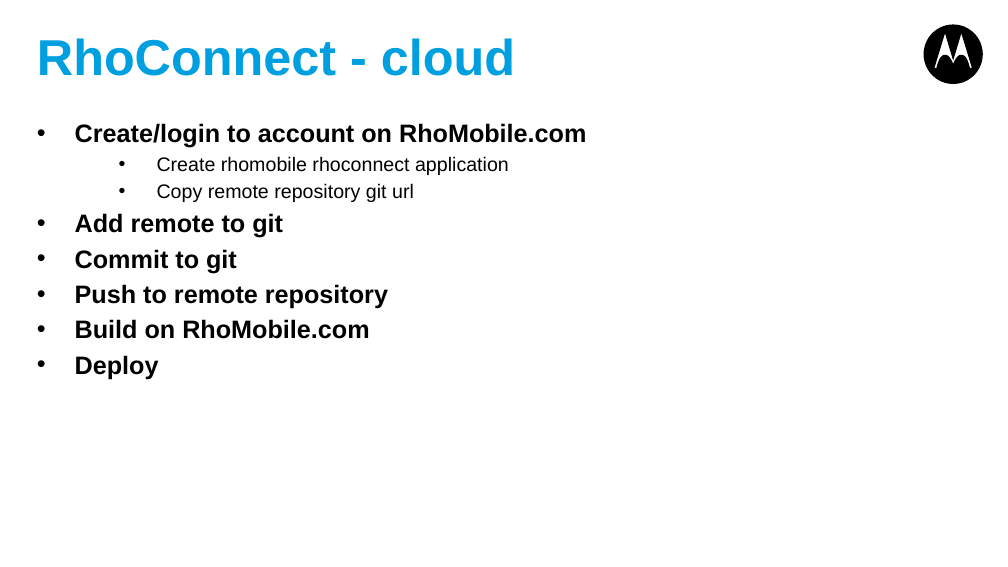
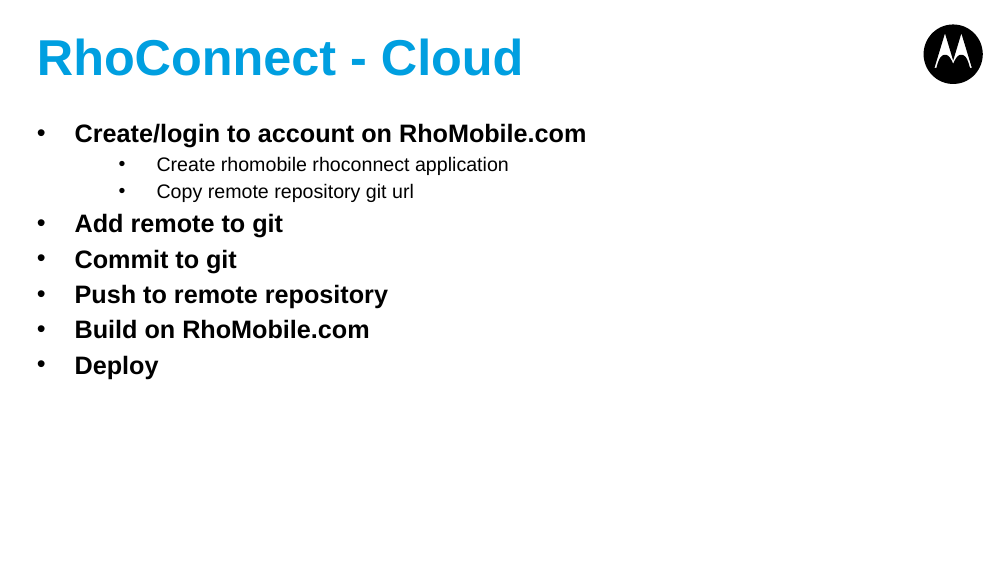
Before and after one commit to shurab/Rhoconnect-Demo, a slide deck: slide 15 of Rhoconnect-appforum.pptx. Drawn at 1008x567 pixels with LibreOffice and Linux fonts; fonts in the diff are those of the drawing. Boxes give left, top, right and bottom in pixels: in the first picture for what was removed or moved away, otherwise in the second. Text is boxed around its words. In the diff, an @@ line names an element or a change of style, - is before the commit and + after.

```diff
--- a/Rhoconnect-appforum.pptx
+++ b/Rhoconnect-appforum.pptx
@@ title at [37,38,524,76]: text changed @@
-RhoConnect - cloud
+RhoConnect - Cloud
```
Also in this commit, not shown: 10 other slides changed, 2 slides added, 1 slide removed.
